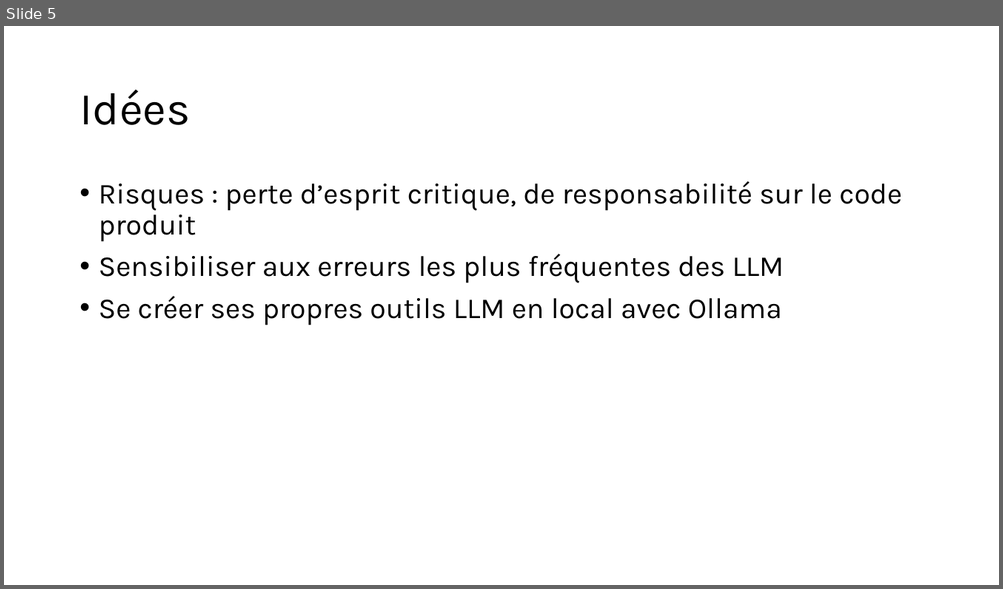
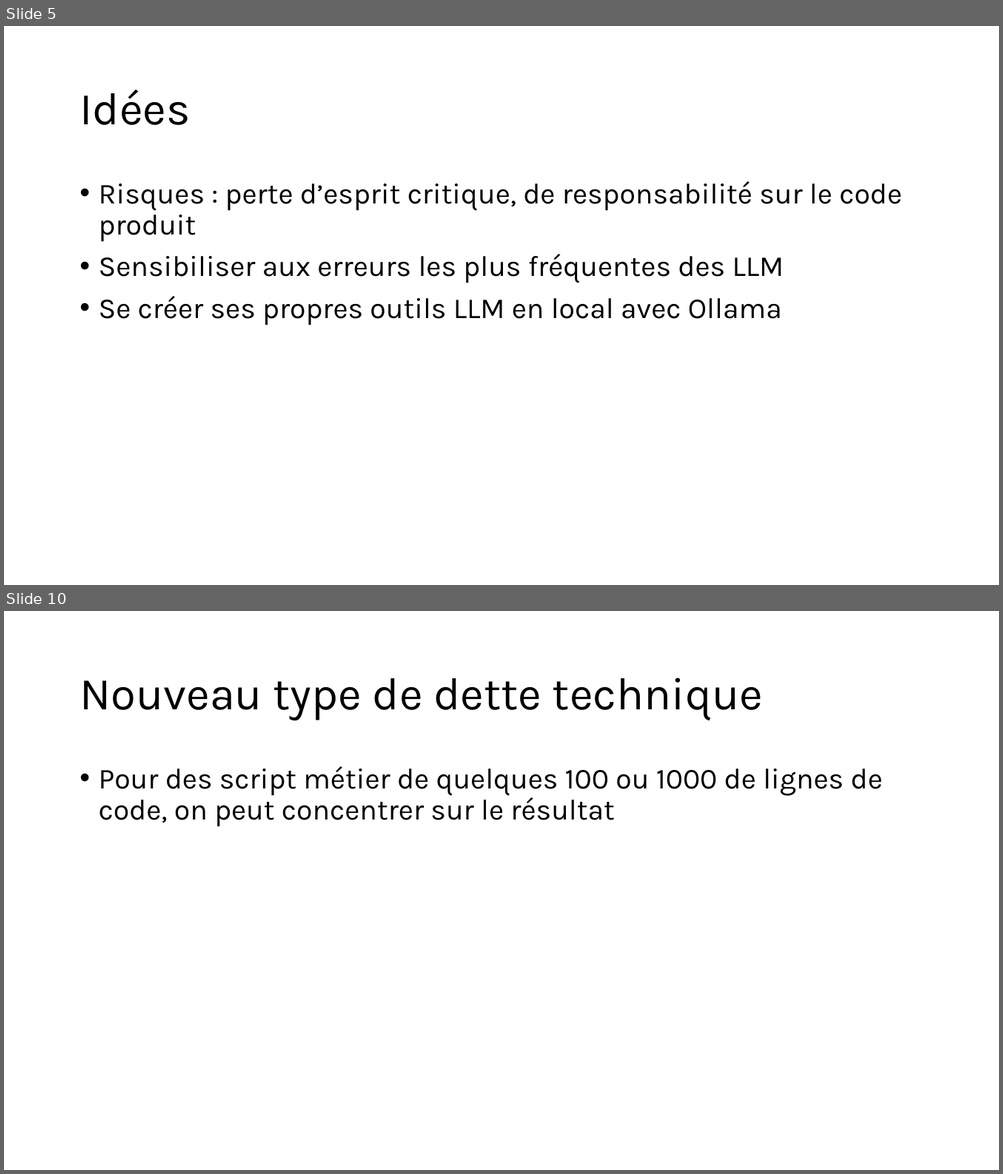
Before and after one commit to Pierre-Loic/prez-Pyconfr-2025, a slide deck: Prez Pyconfr.pptx. Shown one above the other, each under a label of ours: slide 5 before the commit, slides 5 and 10 after it; the slides between them are not shown. The pictures are 1003x589 and 1003x1174 pixels, drawn with LibreOffice and Linux fonts; fonts in the diff are those of the drawing. Boxes give left, top, right and bottom in pixels: in the first picture for what was removed or moved away, otherwise in the second. Text is boxed around its words. In the diff, an @@ line names an element or a change of style, - is before the commit and + after.

```diff
--- a/Prez Pyconfr.pptx
+++ b/Prez Pyconfr.pptx
@@ slide 10 added at bbox=[4, 611, 999, 1170], background #FFFFFF @@
@@ title added at bbox=[79, 678, 762, 721], 44 pt, text #000000 @@
+Nouveau type de dette technique
@@ text added at bbox=[99, 766, 882, 827], 28 pt, text #000000 @@
+• Pour des script métier de quelques 100 ou 1000 de lignes de code, on peut concentrer sur le résultat
```
Also in this commit, not shown: 3 slides changed, 5 other slides added.
